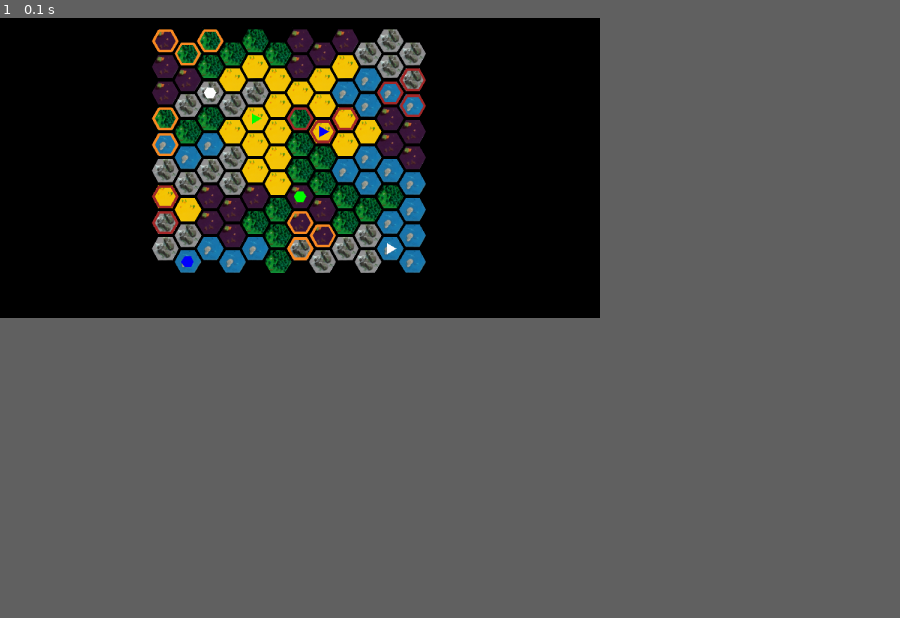
Above: before the commit, frame 1.
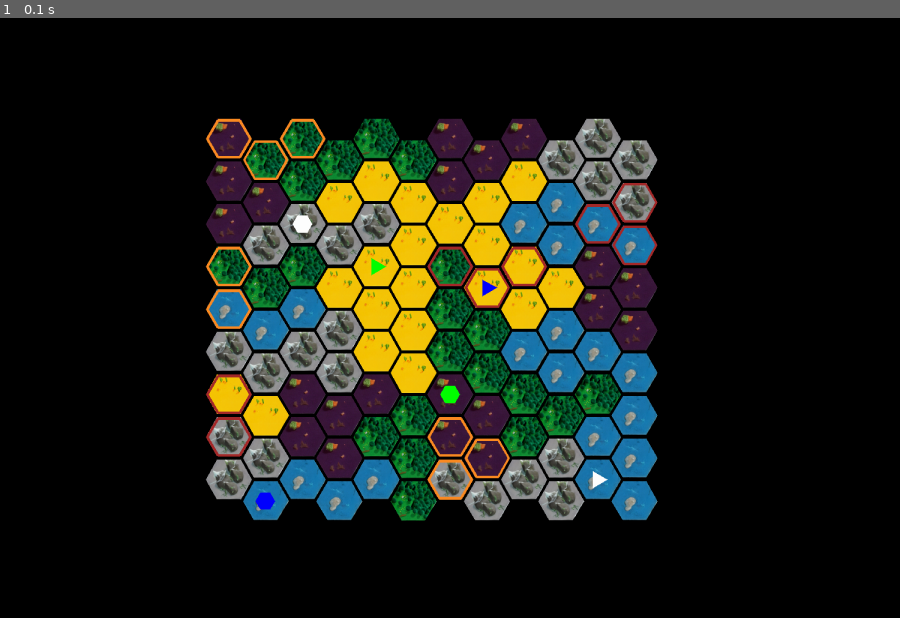
Above: after the commit, the same moment.

Repository: EkaterinaLotareva/Team_3_Programming_Projects_2025
Game: pygame game, started from main.py
Two runs of this game, one before a commit and one after it. Both use one fixed random seed, a clock stepped at 60 frames per second and the inputs below.
Inputs:
- Up to frame 1 (0.1 s): no input
In our replay, the window is 600x300 before the commit and 900x600 after it. These sizes can differ from the game's own. Grey fills any space a smaller window leaves; there, only what the larger window draws over its background counts as a difference.

The runs differ from the first frame. In frame 1, 33% of the frame differs, in the area x 16-74%, y 1-84%.

Commit message:
корректировки

Diff:
--- a/config.py
+++ b/config.py
@@ -1,6 +1,4 @@
 import math
-import pygame
-import numpy as np
 test_hex = {(0, 0): ['mountain', 'jaguar', None], (1, 0): ['forest', None, None], (2, 0): ['forest', None, None],
             (3, 0): ['swamp', None, None], (4, 0): ['swamp', None, None], (5, 0): ['mountain', None, None],
             (6, 0): ['mountain', None, None], (0, 1): ['swamp', 'jaguar', None], (0, 2): ['forest', None, None],
@@ -46,7 +44,7 @@
 
 
 ROWS, COLS = 9, 12
-WIDTH, HEIGHT = 1000, 500
+WIDTH, HEIGHT = 1500, 1000
 
 hex_height = HEIGHT / (ROWS * 3/4 + 1/4)  #высота гекса
 hex_radius = hex_height/2   #радиус гекса
--- a/game.py
+++ b/game.py
@@ -87,6 +87,7 @@
             self.process_number_key(event)
             if (self.mouse_click_logic != None) and self.check_find(event):
                 self.find()
+                break
         if (self.mouse_click_logic != None) and (self.player_asked != None):
             self.answer(self.mouse_click_logic, self.player_asked)
             self.mouse_click_logic = None
--- a/main.py
+++ b/main.py
@@ -1,11 +1,9 @@
 import pygame
-import numpy as np
 import game
 import config
 pygame.init()
 
 
 screen = pygame.display.set_mode((config.WIDTH, config.HEIGHT))
-
 g = game.Game(screen, config.test_hex, config.test_hints)
 g.run()
--- a/view.py
+++ b/view.py
@@ -17,20 +17,15 @@
         r = 2 * radius
         r_ = 2 * radius * np.cos(np.deg2rad(30))
 
-        image_of_sea = pygame.transform.smoothscale(pygame.image.load('images_of_field/Вода.png').convert_alpha(),
-                                                    (r, r_))
-        image_of_desert = pygame.transform.smoothscale(pygame.image.load('images_of_field/Пустыня.png').convert_alpha(),
-                                                       (r, r_))
-        image_of_swamp = pygame.transform.smoothscale(pygame.image.load('images_of_field/Болото.png').convert_alpha(),
-                                                      (r, r_))  # Здесь мы загружаем картинки
-        image_of_forest = pygame.transform.smoothscale(pygame.image.load('images_of_field/Лес.png').convert_alpha(),
-                                                       (r, r_))  # в нашу программу и подгоняем по размерам.
-        image_of_mountains = pygame.transform.smoothscale(pygame.image.load('images_of_field/Горы.png').convert_alpha(),
-                                                          (r, r_))
+        image_of_sea = pygame.transform.smoothscale(pygame.image.load('images_of_field/Вода.png').convert_alpha(), (r, r_))
+        image_of_desert = pygame.transform.smoothscale(pygame.image.load('images_of_field/Пустыня.png').convert_alpha(), (r, r_))
+        image_of_swamp = pygame.transform.smoothscale(pygame.image.load('images_of_field/Болото.png').convert_alpha(), (r, r_))
+        image_of_forest = pygame.transform.smoothscale(pygame.image.load('images_of_field/Лес.png').convert_alpha(), (r, r_))
+        image_of_mountains = pygame.transform.smoothscale(pygame.image.load('images_of_field/Горы.png').convert_alpha(), (r, r_))
 
-        self.image_dict = {'desert': image_of_desert,
+        self.image_dict = {'desert': image_of_desert,  # Словарь,связывающий зону и соответствующую ей картинку
                       'water': image_of_sea,
-                      'swamp': image_of_swamp,  # Словарь,связывающий зону и соответствующую ей картинку.
+                      'swamp': image_of_swamp,
                       'mountain': image_of_mountains,
                       'forest': image_of_forest}
 
@@ -43,14 +38,16 @@
             return BLUE
 
     def from_logic_to_pixels(self, coords: coordinates):
-        x_new = (coords[0]*(-1)*radius*3/2 + coords[1]*radius*3/2) + offset_x_1  # Эта функция позволяет перейти от логических координат шестиугольников к визуальным, то есть пикселям
+        '''Эта функция позволяет перейти от логических координат шестиугольников к визуальным, то есть пикселям'''
+        x_new = (coords[0]*(-1)*radius*3/2 + coords[1]*radius*3/2) + offset_x_1
         y_new = (-1)*((coords[0] + coords[1])*radius*(3**0.5)/2) + offset_y_1
         return (x_new, y_new)
 
 
     def from_pixels_to_logic(self, coords: coordinates):
+        '''Эта функция принимает (x, y), координаты пикселя и возвращает координаты шестиугольника'''
         for i in self.field.hex.keys():
-            centr_of_hex_cooords = self.from_logic_to_pixels(i) # Эта функция принимает (x, y), координаты пикселя и возвращает координаты шестиугольника
+            centr_of_hex_cooords = self.from_logic_to_pixels(i)
             distance = ((centr_of_hex_cooords[0] - coords[0])**2 + (centr_of_hex_cooords[1] - coords[1])**2)**0.5
             if distance < radius:
                 return i
@@ -58,12 +55,14 @@
 
 
     def calculate_n_verticles(self, coords: coordinates, Radius, n):
+        '''Данная функция позволяет находить координаты вершин n-угольника, зная его центр и размеры.
+        Используется для отрисовки обводки, постройки строений, квадратов и кругов.'''
         verticles = []
         for i in range(n):
             angle_deg = 360/n * i
             angle_rad = np.deg2rad(angle_deg)
-            x = coords[0] + Radius * math.cos(angle_rad) # Данная функция позволяет находить координаты вершин n-угольника, зная его центр и размеры.
-            y = coords[1] + Radius * math.sin(angle_rad) # Используется для отрисовки обводки, постройки строений, квадратов и кругов.
+            x = coords[0] + Radius * math.cos(angle_rad)
+            y = coords[1] + Radius * math.sin(angle_rad)
             verticles.append((round(x), round(y)))
 
         return verticles
@@ -77,23 +76,24 @@
         return verticles
 
     def draw_hexagon(self, Coordinates: coordinates, hex: Hex):
+        '''Данная функция отрисовывает, отдельно взятый шестиугольник со всеми объектами'''
         coords = self.from_logic_to_pixels(Coordinates)
         self.screen.blit(self.image_dict[hex.zone], (coords[0] - radius, coords[1] - round((radius)*np.cos(np.deg2rad(30)))))
         if hex.animal != None:
             if hex.animal == 'jaguar':
                 pygame.draw.polygon(self.screen, ORANGE, self.calculate_n_verticles(coords, radius - 5, 6), 5)
             elif hex.animal == 'bear':
-                pygame.draw.polygon(self.screen, BROWN, self.calculate_n_verticles(coords, radius - 5, 6), 5)   # Данная функция отрисовывает, отдельно взятый шестиугольник.
-        if hex.building != None:                                                                                       # Сразу же рисуются ягуары/медведи и здания.
+                pygame.draw.polygon(self.screen, BROWN, self.calculate_n_verticles(coords, radius - 5, 6), 5)
+        if hex.building != None:
             if hex.building[1] == 'hut':
                 pygame.draw.polygon(self.screen, self.logic_colors_to_rgb(hex.building[0]), self.calculate_n_verticles(coords, radius // 2.5, 3))
             elif hex.building[1] == 'monument':
                 pygame.draw.polygon(self.screen, self.logic_colors_to_rgb(hex.building[0]), self.calculate_n_verticles(coords, radius // 2.5, 6))
-        pygame.draw.polygon(self.screen, BLACK, self.calculate_n_verticles(coords, radius, 6), 5)               # Рисуется разделение между клетками
+        pygame.draw.polygon(self.screen, BLACK, self.calculate_n_verticles(coords, radius, 6), 5)
 
 
     def draw_field(self):
-        for i in self.field.hex.keys():                         # Данная, функция должна отрисовывать всё поле
+        for i in self.field.hex.keys():
             self.draw_hexagon(i, self.field.hex[i])
         pygame.display.update()
 
